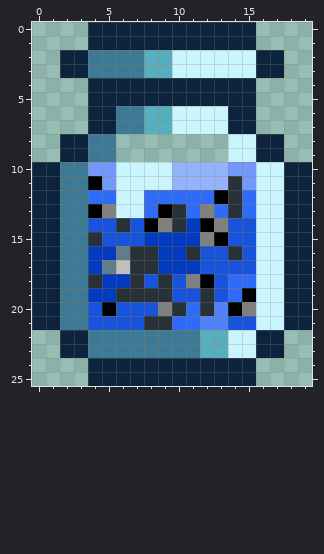
File history of a pixel-art sprite, Items/Leadwater.png. This is how it looked before the edit.
The file is 20x26 pixels. Colours within 5 levels of each other are drawn and written as one.
And afterwards:
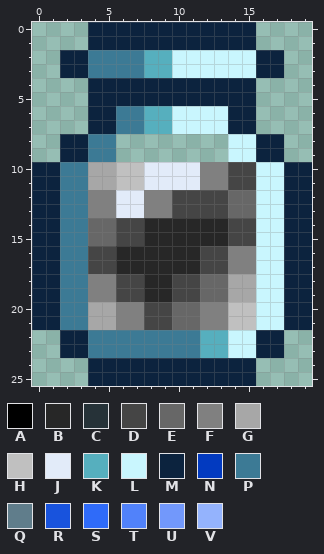
Palette (. is transparent): A #000000  B #272727  C #263238  D #454545  E #676767  F #808080  G #a7a7a7  H #c0c0c0  J #e2ebf9  K #56afbe  L #c9f6fe  M #0c233e  N #023ac0  P #3c7a95  Q #607d8b  R #1853dd  S #2f6bf9  T #5182fa  U #7298fb  V #94b3fd
From old to new:
@@ x 0..19 @@
  9 ..MMPP........LLMM..
-10 MMPPUULLLLVVVVUULLMM
-11 MMPPAULLLLVVVVCULLMM
-12 MMPPSSLLSSSSSACSLLMM
-13 MMPPAFLLSACSFSCSLLMM
-14 MMPPRRCRAFCNAFRRLLMM
-15 MMPPCRRRNNNNFARRLLMM
-16 MMPPNNQCCNNCRRCRLLMM
-17 MMPPNQHCCNNNRRRRLLMM
-18 MMPPCNNCRCRFARSSLLMM
-19 MMPPNNCCCCRRCRSALLMM
-20 MMPPRARRRFCSCTAFLLMM
-21 MMPPRRRRCCSSTTRRLLMM
+10 MMPPGGHHJJJJFFDDLLMM
+11 MMPPGGHHJJJJFFDDLLMM
+12 MMPPFFJJFFDDDDEELLMM
+13 MMPPFFJJFFDDDDEELLMM
+14 MMPPEEDDBBBBBBDDLLMM
+15 MMPPEEDDBBBBBBDDLLMM
+16 MMPPDDBBBBBBDDFFLLMM
+17 MMPPDDBBBBBBDDFFLLMM
+18 MMPPFFDDBBDDEEGGLLMM
+19 MMPPFFDDBBDDEEGGLLMM
+20 MMPPGGFFDDEEFFHHLLMM
+21 MMPPGGFFDDEEFFHHLLMM
 22 ..MMPPPPPPPPKKLLMM..
Where, in picture pixels (left, top, right, bottom), the same in both pictures:
changed: (88, 162, 256, 330)
